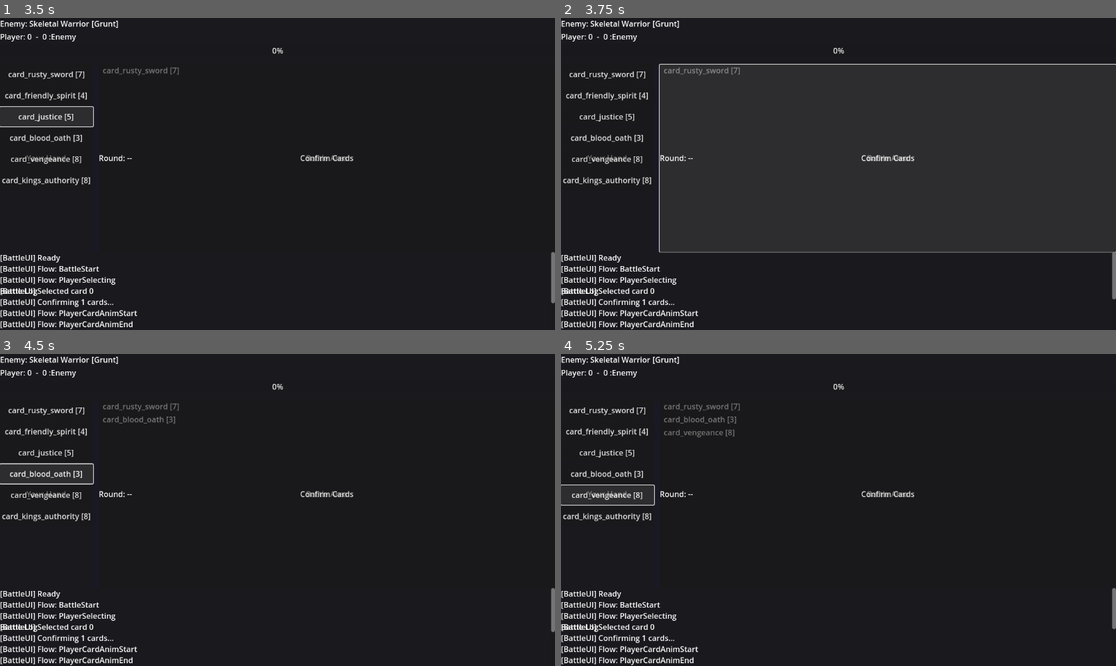
Above: before the commit, frames 1-4 (two rows, left to right).
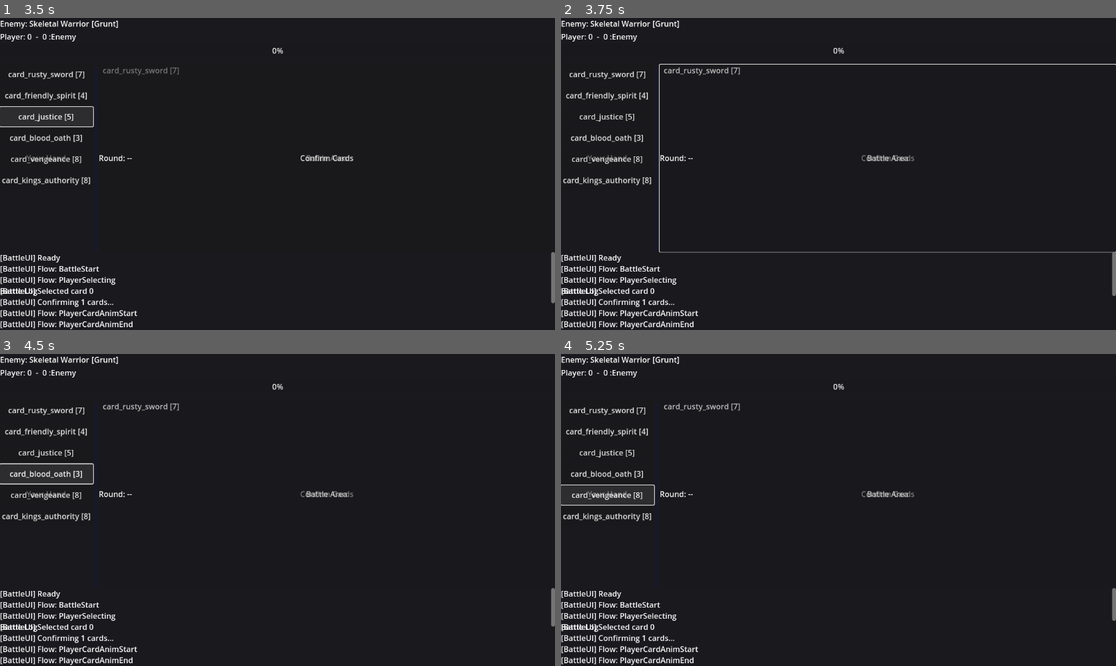
Above: after the commit, the same moments.

Repository: owofile/gambler
Game: Godot game, scene res://MainV2.tscn
The game is run twice, just before and just after one commit, with the same random seed, the same clock (stepped at 60 frames per second) and the same inputs.
Inputs:
- Up to frame 1 (3.5 s): click "card_rusty_sword [7]" at 0.5 s; click "Confirm Cards" at 1.25 s; click "card_friendly_spirit [4]" at 2 s; click "card_justice [5]" at 2.75 s
- Up to frame 2 (3.75 s): click "Confirm Cards" at 3.5 s
- Up to frame 3 (4.5 s): click "card_blood_oath [3]" at 4.25 s
- Up to frame 4 (5.25 s): click "card_vengeance [8]" at 5 s

Frame 1 is identical in both runs. In frame 2, 0.2% of the frame differs, in the area x 18-100%, y 15-91%; in frame 3, 0.3%; in frame 4, 0.4%, in the area x 18-100%, y 15-89%.

Commit message:
Fix Array[int] signal type compatibility and array formatting
- Change signal round_can_select(scores: Array[int]) to Array
- Fix SceneRunnerV2._on_round_can_select parameter type
- Fix BattleManager Array[int] to Array
- Replace %s array printing with size() count

Diff:
--- a/scripts/core/BattleFlowManager.gd
+++ b/scripts/core/BattleFlowManager.gd
@@ -9,7 +9,7 @@
 
 signal state_changed(new_state: State)
 signal battle_end(result: BattleReport)
-signal round_can_select(scores: Array[int])
+signal round_can_select(scores: Array)
 
 enum State {
 	IDLE,
--- a/scripts/core/BattleManager.gd
+++ b/scripts/core/BattleManager.gd
@@ -7,7 +7,7 @@
 	var cost_registry = data_manager.cost_registry
 
 	var report := BattleReport.new()
-	var current_score: Array[int] = [0, 0]
+	var current_score: Array = [0, 0]
 	var consecutive_draws: int = 0
 	var round_number: int = 0
 
@@ -176,7 +176,7 @@
 	round_num: int,
 	player_deck: DeckSnapshot,
 	enemy: EnemyData,
-	current_score: Array[int],
+	current_score: Array,
 	card_registry,
 	effect_registry,
 	cost_registry,
--- a/scripts/core/SceneRunnerV2.gd
+++ b/scripts/core/SceneRunnerV2.gd
@@ -139,7 +139,7 @@
 			_logger.info("Battle ended")
 			_battle_in_progress = false
 
-func _on_round_can_select(scores: Array[int]) -> void:
+func _on_round_can_select(scores: Array) -> void:
 	_logger.info("Round ended, player can select again. Score: %d - %d" % [scores[0], scores[1]])
 	_battle_in_progress = false
 	_logger.info("Battle in progress reset to false")
@@ -155,8 +155,10 @@
 
 func _apply_results(report: BattleReport) -> void:
 	_logger.info("Applying battle results")
-	_logger.info("Report cards_to_remove: %s" % report.get_cards_to_remove())
-	_logger.info("Report cards_to_add: %s" % report.get_cards_to_add())
+	var cards_to_remove: Array = report.get_cards_to_remove()
+	var cards_to_add: Array = report.get_cards_to_add()
+	_logger.info("Report cards_to_remove count: %d" % cards_to_remove.size())
+	_logger.info("Report cards_to_add count: %d" % cards_to_add.size())
 
 	for instance_id in report.get_cards_to_remove():
 		var removed = _card_manager.remove_card(instance_id)
